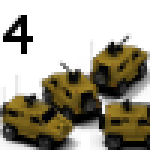
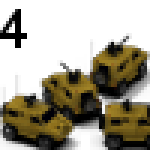
The second 150x150 image is a revision of the first. Changes to its layers:
painted on "4" over box(0, 9, 33, 54)
